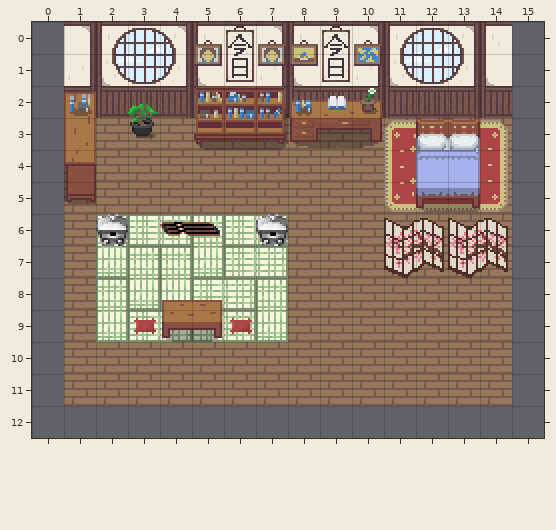
Tiled map: chapter_1/maps/kana_room.tmx. Above is the file before it was changed.
Cells are 16x16 px. Shown: x 0..15, y 0..12. The old version is drawn lined up with the new one.
After:
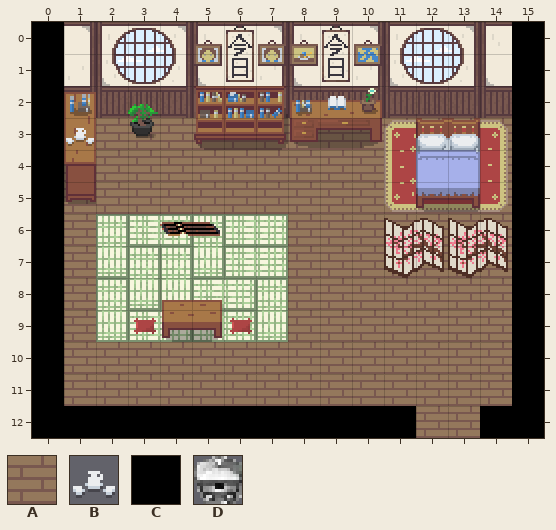
Key: from "inner": A 40, B 329, C 587; from "overworld0": D 871.
_ is an empty cell.
Author's note on the commit: kana pop-up scene 6 done
The exact change:
map size 14x12 -> 16x13 cells (old content now starts at 1,0; both pictures use the new coordinates)
Layer "floor":
y 12: x 12..13 __ -> AA
Layer "wall":
y 0..11: x 0 _ -> C; x 15 _ -> C
y 12: x 0..11 ____________ -> CCCCCCCCCCCC; x 14..15 __ -> CC
Layer "furniture":
y 6: x 2 D -> _; x 7 D -> _
Layer "decoration":
y 3: x 1 _ -> B
Where, in picture pixels (left, top, right, bottom), the same in both pictures:
changed: (32, 22, 544, 438)
